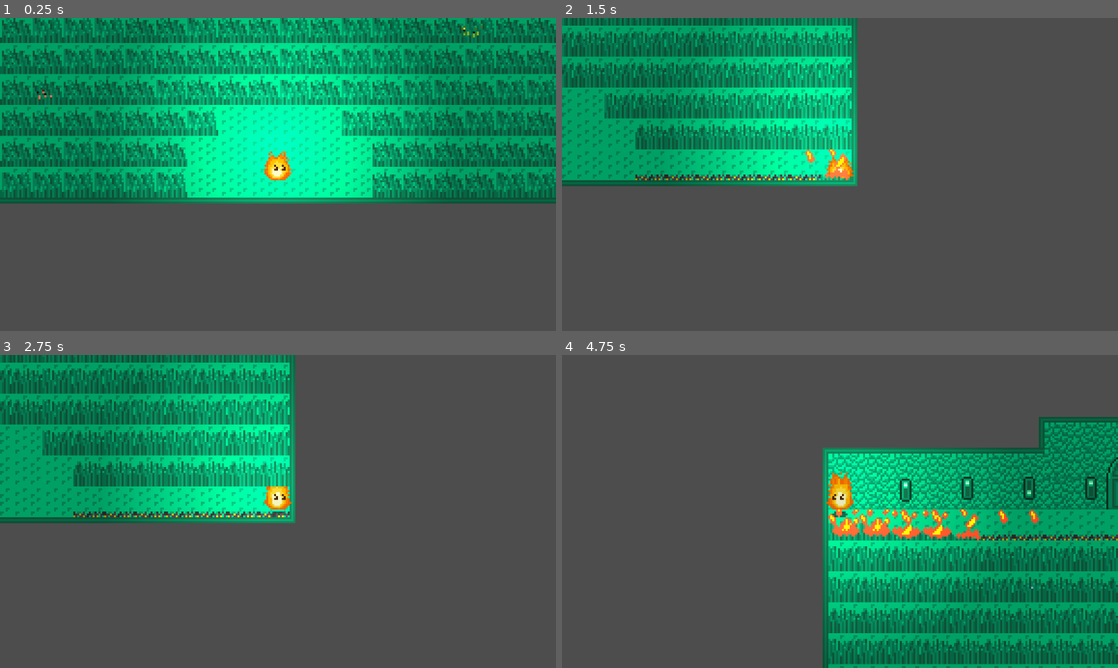
Above: before the commit, frames 1-4 (two rows, left to right).
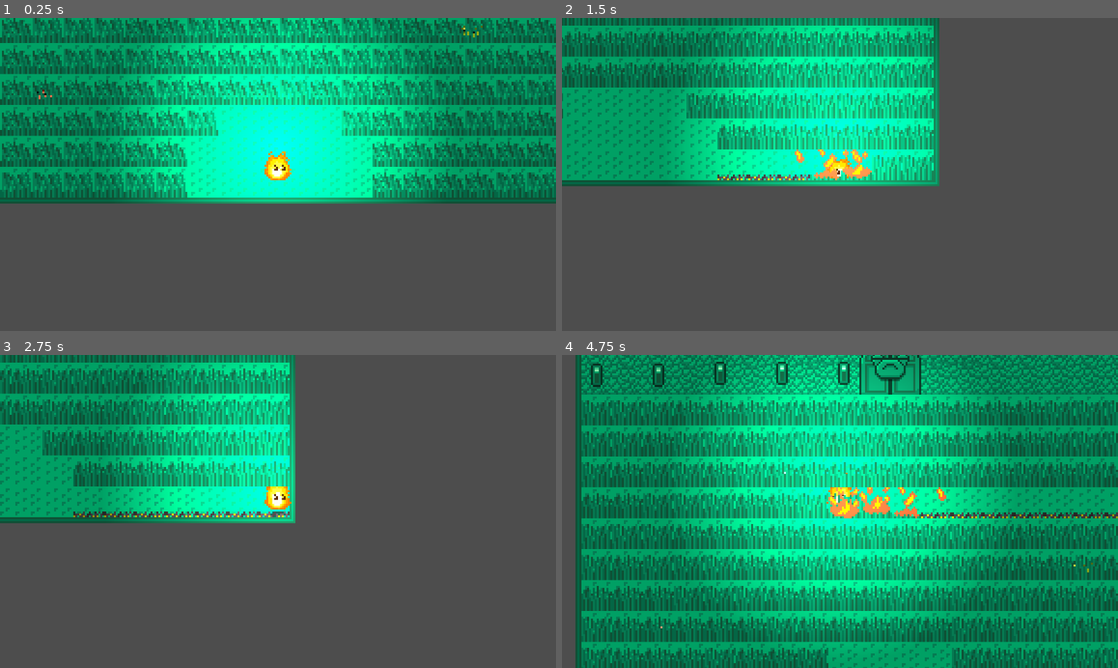
Above: after the commit, the same moments.

Repository: MalcolmFonseca/torch-game
Game: Godot game, scene res://scenes/grass-cave/grass-cave.tscn
Same seed, same stepped clock (60 frames per second), same inputs: the game is played once before the commit and once after it.
Inputs:
- Up to frame 1 (0.25 s): no input
- Up to frame 2 (1.5 s): hold Right (ui_right) 0.53-1.28 s; hold E (Interact) 0.53-1.28 s; hold Down (ui_down) from 1.28 s (still down); tap E (Interact) at 1.35 s
- Up to frame 3 (2.75 s): release Down (ui_down) at 2.03 s; hold Right (ui_right) from 2.03 s (still down); hold E (Interact) from 2.03 s (still down)
- Up to frame 4 (4.75 s): release Right (ui_right) at 2.78 s; release E (Interact) at 2.78 s; hold Up (ui_up) 2.78-3.53 s; tap E (Interact) at 2.85, 4.35 s; hold E (Interact) 3.53-4.28 s; hold Left (ui_left) from 3.53 s (still down)

The runs differ from the first frame. In frame 1, 15% of the frame differs, in the area x 27-73%, y 2-60%; in frame 2, 23%; in frame 3, 8.1%; in frame 4, 85%, in the area x 2-100%, y 0-100%.

Commit message:
Player speed normalized

Diff:
--- a/scripts/player/player.gd
+++ b/scripts/player/player.gd
@@ -6,15 +6,15 @@
 @onready var player_sprite: AnimatedSprite2D = $AnimatedSprite2D
 var isDead = false;
 
-const SPEED = 300.0
-const ACCELERATION = 25;
+const SPEED = 150.0
+const ACCELERATION = SPEED;
 
 
 # default is 60 physics ticks / second
 func _physics_process(delta: float) -> void:
 
 	var curr_time = game_time.time_left
-	point_light_2d.energy = curr_time/20
+	point_light_2d.energy = curr_time/20 + 0.5
 
 	# Get the horizontal input direction and handle the acceleration/deceleration.
 	var xDirection := Input.get_axis("ui_left", "ui_right")
@@ -30,6 +30,8 @@
 		velocity.y = move_toward(velocity.y, SPEED * yDirection, ACCELERATION)
 	else:
 		velocity.y = move_toward(velocity.y, 0, ACCELERATION)
+
+	velocity = velocity.normalized() * SPEED
 
 	move_and_slide()
 	animation_selection()
